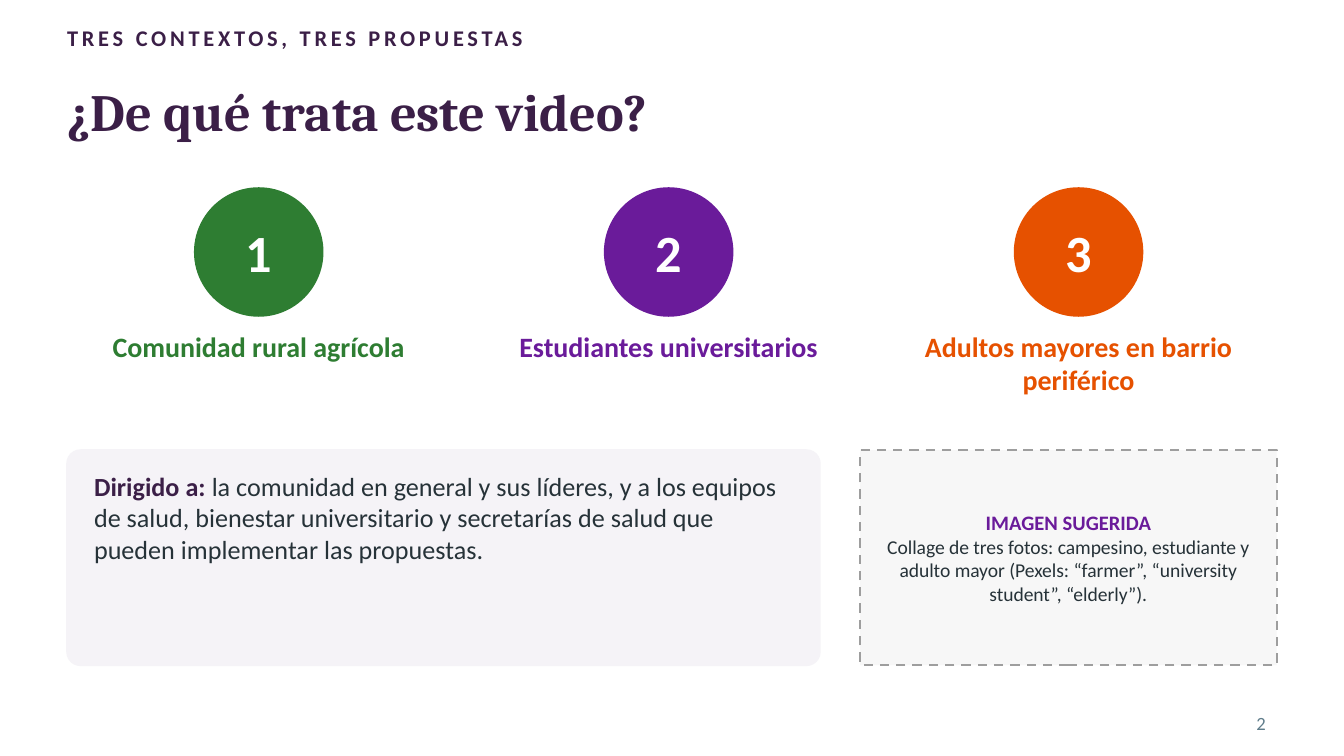
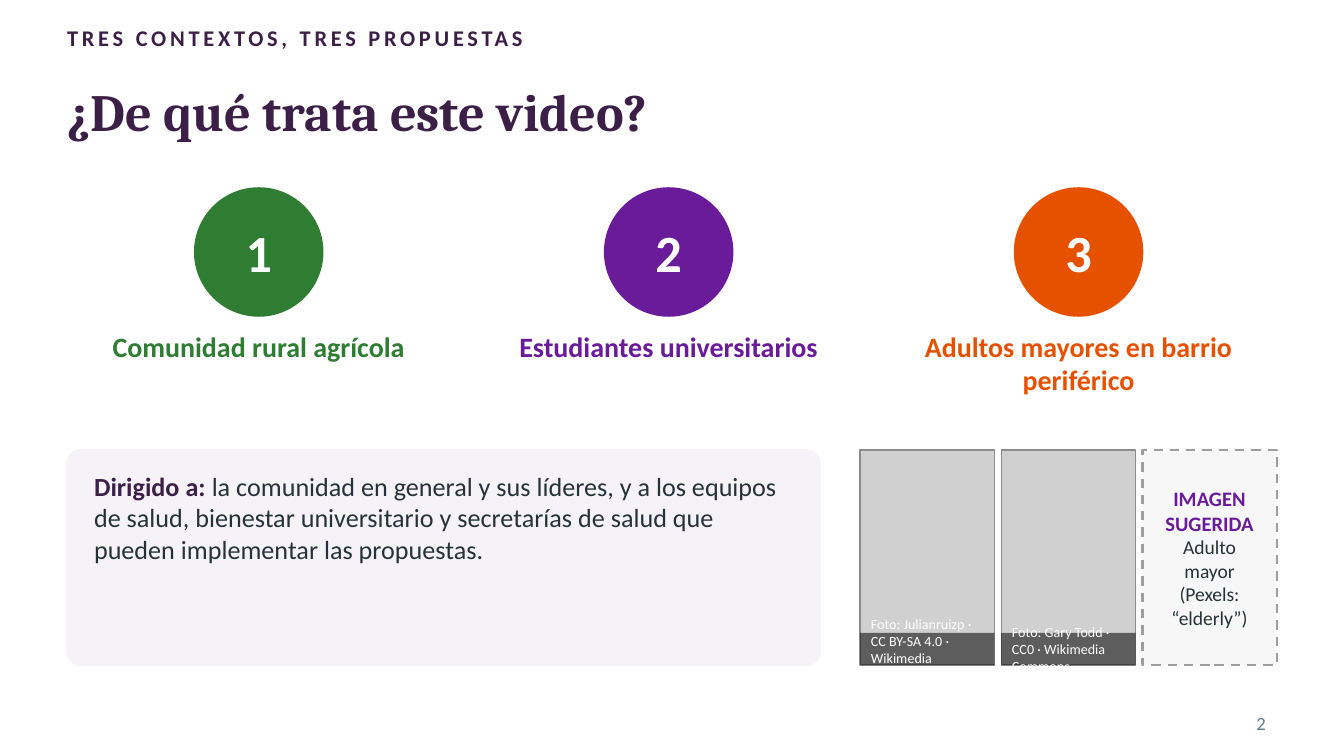
Before and after one commit to leyezminvari-tech/ESPECIALIZACI-N-, a slide deck: slide 2 of Actividades/Semana8_Presentacion_Canva.pptx. Drawn at 1344x756 pixels with LibreOffice and Linux fonts; fonts in the diff are those of the drawing; grey boxes stand for pictures. Boxes give left, top, right and bottom in pixels: in the first picture for what was removed or moved away, otherwise in the second. Text is boxed around its words. In the diff, an @@ line names an element or a change of style, - is before the commit and + after.

```diff
--- a/Actividades/Semana8_Presentacion_Canva.pptx
+++ b/Actividades/Semana8_Presentacion_Canva.pptx
@@ picture added at bbox=[860, 450, 995, 665] @@
@@ picture added at bbox=[1001, 450, 1136, 665] @@
@@ rectangle: place and size @@
-rectangle at bbox=[860, 450, 1277, 665]
+rectangle at bbox=[1142, 450, 1277, 665]
@@ text "IMAGEN SUGERIDA": place and size @@
-text "IMAGEN SUGERIDA" at bbox=[887, 516, 1249, 604]
+text "IMAGEN SUGERIDA" at bbox=[1165, 492, 1253, 628]
@@ text at bbox=[1171, 540, 1247, 628]: text changed @@
-Collage de tres fotos: campesino, estudiante y adulto mayor (Pexels: “farmer”, “university student”, “elderly”).
+Adulto mayor (Pexels: “elderly”)
@@ text added at bbox=[871, 620, 965, 667], 7.5 pt, text #FFFFFF @@
+Foto: Julianruizp · CC BY-SA 4.0 · Wikimedia Commons
@@ text added at bbox=[1012, 627, 1105, 666], 7.5 pt, text #FFFFFF @@
+Foto: Gary Todd · CC0 · Wikimedia Commons
@@ rectangle added at bbox=[860, 633, 995, 665], fill #000000 at 55% opacity @@
@@ rectangle added at bbox=[1001, 633, 1136, 665], fill #000000 at 55% opacity @@
```
